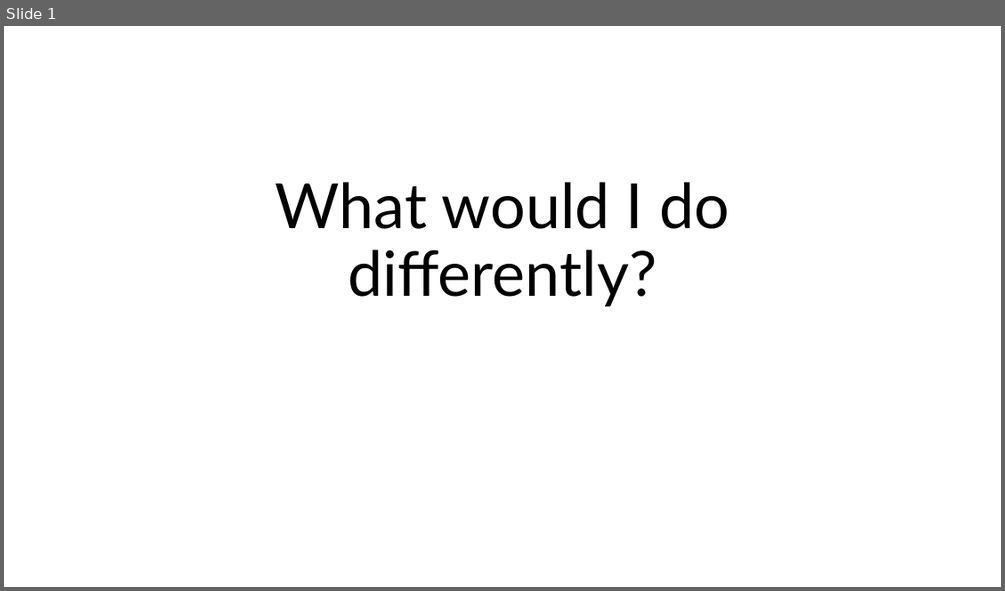
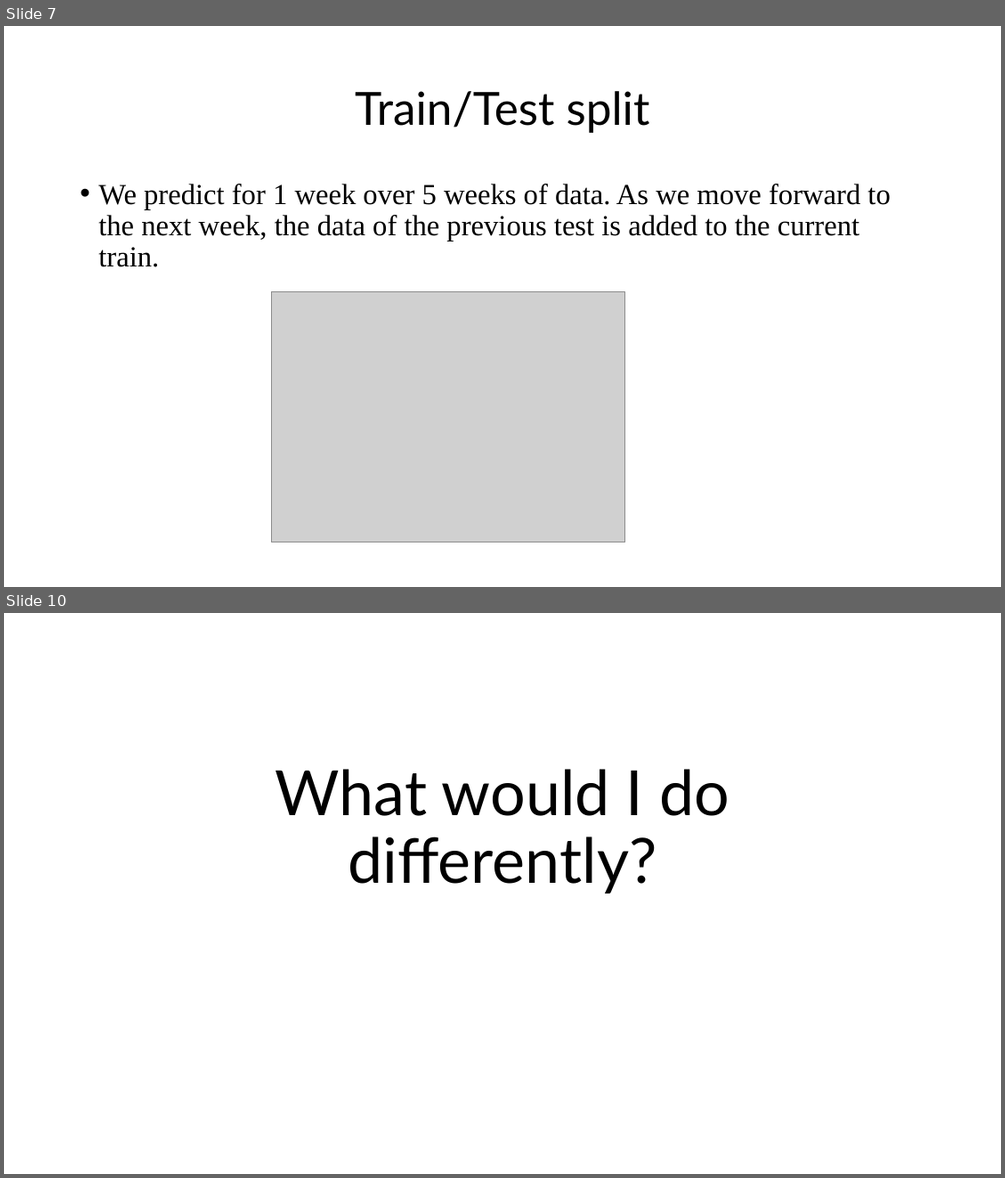
Before and after one commit to yotamdery/Predicting_Churn, a slide deck: Vi - Presentation.pptx. Shown one above the other, each under a label of ours: slide 1 before the commit, slides 7 and 10 after it; the slides between them are not shown. The pictures are 1005x591 and 1005x1178 pixels, drawn with LibreOffice and Linux fonts; fonts in the diff are those of the drawing; grey boxes stand for pictures. Boxes give left, top, right and bottom in pixels: in the first picture for what was removed or moved away, otherwise in the second. Text is boxed around its words. In the diff, an @@ line names an element or a change of style, - is before the commit and + after.

```diff
--- a/Vi - Presentation.pptx
+++ b/Vi - Presentation.pptx
@@ slide 7 added at (x1=4, y1=26, x2=1001, y2=587), background #FFFFFF @@
@@ title added at (x1=355, y1=91, x2=650, y2=133), 44 pt, text #000000 @@
+Train/Test split
@@ text added at (x1=98, y1=184, x2=890, y2=267), 28 pt, text #000000 @@
+• We predict for 1 week over 5 weeks of data. As we move forward to the next week, the data of the previous test is added to the current train.
@@ picture added at (x1=271, y1=291, x2=624, y2=542) @@
@@ what was slide 1 is now slide 10 @@
```
Also in this commit, not shown: 4 slides changed, 9 other slides added.
